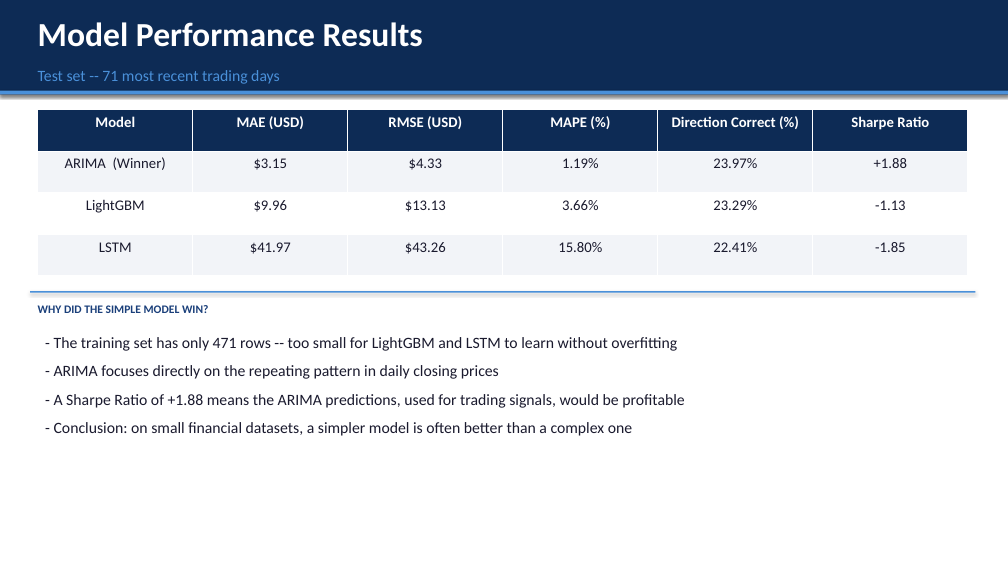
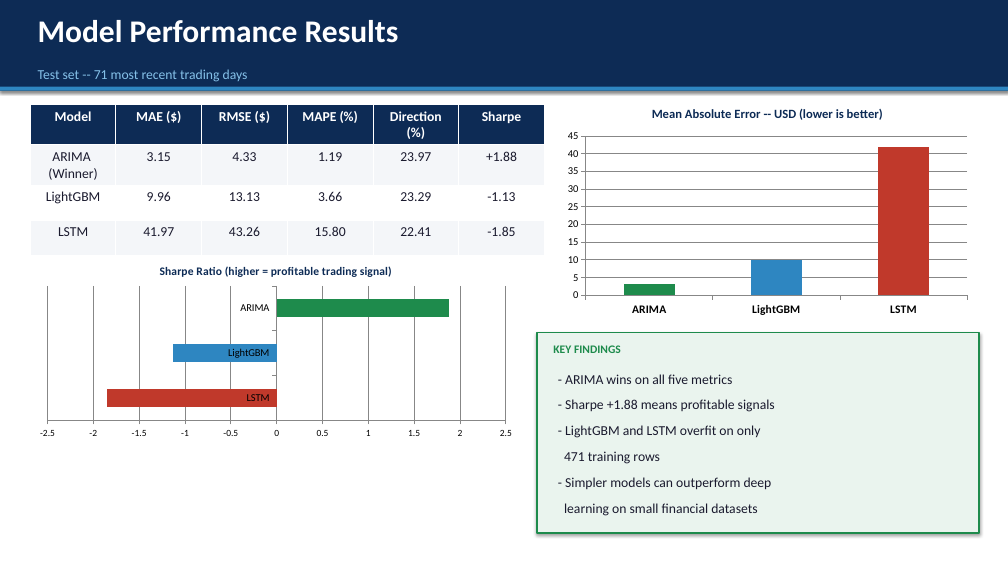
Before and after one commit to DUKPagnarith/Data_engineering_stock, a slide deck: slide 8 of Stock_Pipeline_Presentation.pptx. Drawn at 1008x567 pixels with LibreOffice and Linux fonts; fonts in the diff are those of the drawing. Boxes give left, top, right and bottom in pixels: in the first picture for what was removed or moved away, otherwise in the second. Text is boxed around its words. In the diff, an @@ line names an element or a change of style, - is before the commit and + after.

```diff
--- a/Stock_Pipeline_Presentation.pptx
+++ b/Stock_Pipeline_Presentation.pptx
@@ rectangle: place and size @@
-rectangle at bbox=[0, 0, 1008, 95]
+rectangle at bbox=[0, 0, 1008, 91]
@@ text "Model Performance Results" at bbox=[38, 20, 399, 43]: size 32 to 30 pt @@
@@ rectangle: place and size @@
-rectangle at bbox=[0, 91, 1008, 95]
+rectangle at bbox=[0, 87, 1008, 91]
@@ rectangle at bbox=[0, 87, 1008, 91]: fill #4A90D9 to #2E86C1 @@
@@ text "Test set -- 71 most ..." at bbox=[38, 69, 248, 82]: size 15 to 13 pt, text colour #4A90D9 to #85C1E9 @@
@@ table at bbox=[30, 104, 543, 244] @@
-row 1: Model | MAE (USD) | RMSE (USD) | MAPE (%) | Direction Correct (%) | Sharpe Ratio
+row 1: Model | MAE ($) | RMSE ($) | MAPE (%) | Direction (%) | Sharpe
-row 2: ARIMA (Winner) | $3.15 | $4.33 | 1.19% | 23.97% | +1.88
+row 2: ARIMA (Winner) | 3.15 | 4.33 | 1.19 | 23.97 | +1.88
-row 3: LightGBM | $9.96 | $13.13 | 3.66% | 23.29% | -1.13
+row 3: LightGBM | 9.96 | 13.13 | 3.66 | 23.29 | -1.13
-row 4: LSTM | $41.97 | $43.26 | 15.80% | 22.41% | -1.85
+row 4: LSTM | 41.97 | 43.26 | 15.80 | 22.41 | -1.85
@@ fill #F2F4F8 to #F4F6F9 in 12 cells @@
@@ size 14 to 13 pt in "Model", "MAPE (%)", "ARIMA (Winner)", "+1.88" and 4 more places @@
@@ table: place and size @@
-table at bbox=[38, 110, 968, 276]
+table at bbox=[30, 104, 543, 244]
@@ column chart added at bbox=[560, 95, 975, 321] @@
+title "Mean Absolute Error -- USD (lower is better)"
+categories: ARIMA, LightGBM, LSTM
+Series 1: 3, 10, 42
@@ bar chart added at bbox=[30, 253, 522, 442] @@
+title "Sharpe Ratio (higher = profitable trading signal)"
+categories: LSTM, LightGBM, ARIMA
+Series 1: -1.9, -1.1, 1.9
@@ rectangle removed at bbox=[30, 291, 975, 293] @@
@@ text removed at bbox=[38, 305, 209, 313] @@
-WHY DID THE SIMPLE MODEL WIN?
@@ text removed at bbox=[54, 337, 677, 351] @@
-- The training set has only 471 rows -- too small for LightGBM and LSTM to learn without overfitting
@@ rectangle added at bbox=[537, 333, 979, 533], fill #EAF4EE, outline #1E8B4C 1.5 pt @@
@@ text added at bbox=[553, 345, 621, 353], 11 pt, text #1E8B4C, bold @@
+KEY FINDINGS
@@ text removed at bbox=[54, 365, 499, 379] @@
-- ARIMA focuses directly on the repeating pattern in daily closing prices
@@ text at bbox=[565, 374, 732, 384]: text changed; size 15 to 13 pt @@
-- A Sharpe Ratio of +1.88 means the ARIMA predictions, used for trading signals, would be profitable
+- ARIMA wins on all five metrics
@@ text added at bbox=[565, 399, 775, 412], 13 pt, text #1A1A2E @@
+- Sharpe +1.88 means profitable signals
@@ text removed at bbox=[54, 422, 632, 436] @@
-- Conclusion: on small financial datasets, a simpler model is often better than a complex one
@@ text added at bbox=[565, 425, 761, 438], 13 pt, text #1A1A2E @@
+- LightGBM and LSTM overfit on only
@@ text added at bbox=[564, 451, 660, 464], 13 pt, text #1A1A2E @@
+471 training rows
@@ text added at bbox=[565, 477, 772, 490], 13 pt, text #1A1A2E @@
+- Simpler models can outperform deep
@@ text added at bbox=[564, 503, 757, 516], 13 pt, text #1A1A2E @@
+learning on small financial datasets
```
Also in this commit, not shown: 9 other slides changed, 1 other file.
